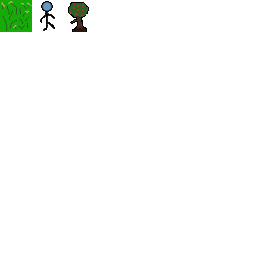
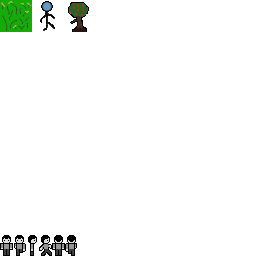
Revision of a layered 256 × 256 image; what changed, layer by layer:
painted on "Background" over [0, 235, 77, 256]
